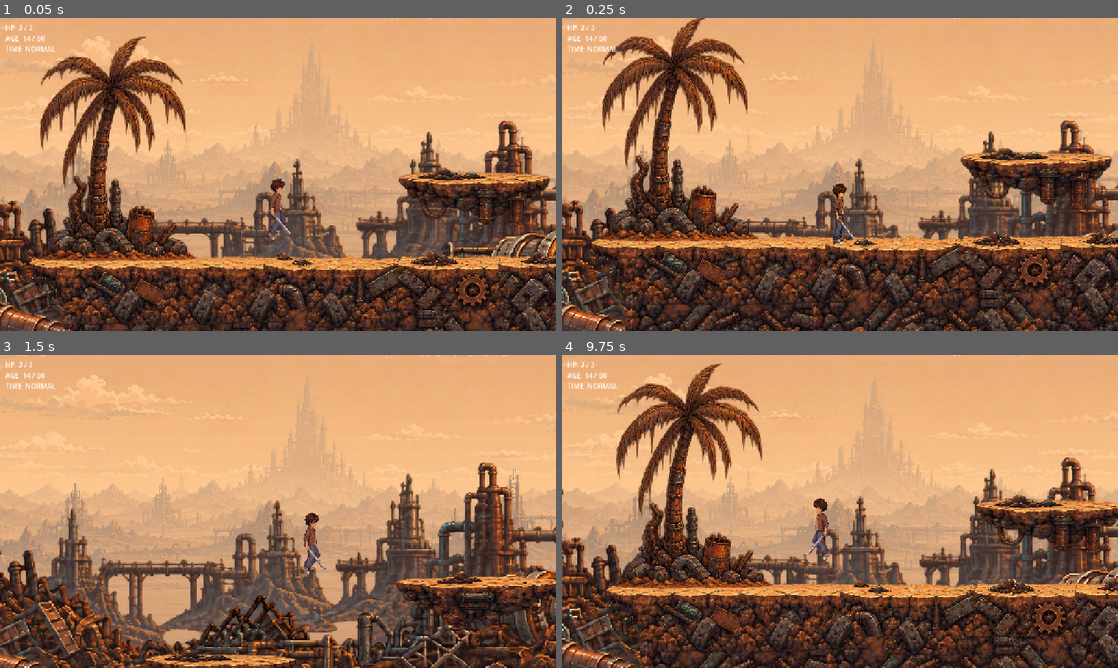
Above: before the commit, frames 1-4 (two rows, left to right).
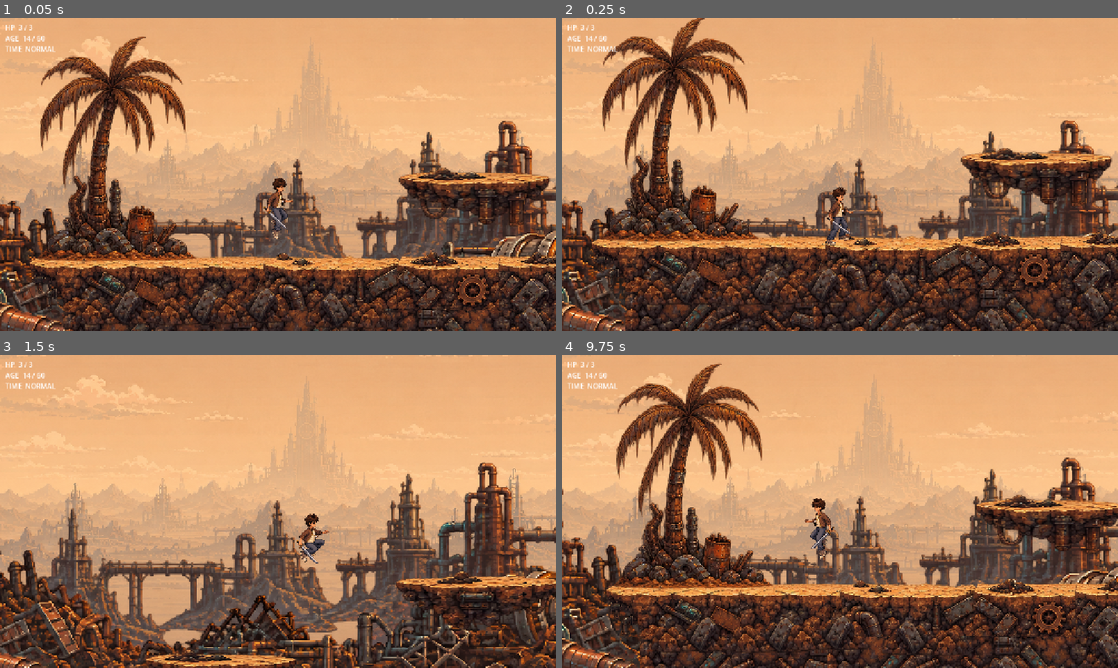
Above: after the commit, the same moments.

Repository: Zeyadzahran/years-to-spare
Game: Godot game, scene res://src/levels/test_level.tscn
Two runs of this game, one before a commit and one after it. Both use one fixed random seed, a clock stepped at 60 frames per second and the inputs below. This scene is started directly instead of the project's main scene.
Inputs:
- Up to frame 1 (0.05 s): no input
- Up to frame 2 (0.25 s): no input
- Up to frame 3 (1.5 s): hold D (move_right) from 0.53 s (still down); tap Space (jump) at 0.6, 0.77, 1.07 s; tap J (attack) at 1.35 s
- Up to frame 4 (9.75 s): tap Space (jump) at 1.52, 1.55, 1.82, 2.3, 3.02, 3.05, 3.32, 3.77, 3.8, 4.07, 4.52, 4.55, 4.82, 5.1, 6.02, 6.05, 6.32, 6.77, 6.8, 7.07, 7.52, 7.55, 7.82, 8.3, 9.02, 9.05, 9.32, 9.6 s; release D (move_right) at 2.03 s; hold A (move_left) 2.03-2.78 s; hold S (crouch) 2.03-2.78 s; hold D (move_right) 2.78-4.28 s; tap E (time_rewind) at 2.85, 7.35 s; tap Shift (time_slow) at 3.6, 8.1 s; hold A (move_left) 4.28-5.03 s; tap Q (time_stop) at 4.35, 8.85 s; hold D (move_right) 5.03-5.78 s; hold A (move_left) 5.78-7.28 s; tap J (attack) at 5.85 s; hold S (crouch) 6.53-7.28 s; hold D (move_right) 7.28-9.53 s; tap Enter at 8.75 s; tap R (restart) at 9.5 s; hold A (move_left) from 9.53 s (still down)

The runs differ from the first frame. In frame 1, 0.4% of the frame differs, in the area x 47-53%, y 51-72%; in frame 2, 0.4%; in frame 3, 0.5%, in the area x 53-60%, y 50-71%; in frame 4, 0.4%.

Commit message:
play the jump and landing clips

Diff:
--- a/src/actors/player/player_animator.gd
+++ b/src/actors/player/player_animator.gd
@@ -10,10 +10,13 @@
 	&"Move": &"run",
 	&"Attack": &"attack",
 	&"Crouch": &"crouch",
-	&"Air": &"air",
+	&"Air": &"jump",
 	&"Hurt": &"hurt",
 	&"Dead": &"dying",
 }
+
+## Landing has its own clip, played over whichever ground state we land into.
+const LAND_CLIP := &"land"
 
 ## Defaults assume this node sits under the Player alongside its StateMachine.
 @export var state_machine_path: NodePath = ^"../StateMachine"
@@ -21,8 +24,11 @@
 @onready var player: Player = get_parent() as Player
 @onready var states: StateMachine = get_node(state_machine_path) as StateMachine
 
+var _after_landing: StringName = &""
+
 func _ready() -> void:
 	states.state_changed.connect(_on_state_changed)
+	animation_finished.connect(_on_animation_finished)
 	_on_state_changed(&"", states.current_name)
 
 
@@ -30,7 +36,24 @@
 	flip_h = player.facing < 0
 
 
-func _on_state_changed(_from: StringName, to: StringName) -> void:
+func _on_state_changed(from: StringName, to: StringName) -> void:
 	var clip: StringName = STATE_CLIPS.get(to, &"")
+	# Touching down plays the landing frames first, then hands over to the
+	# ground state's own clip. Leaving Air for an air swing is not a landing.
+	if from == &"Air" and player.is_on_floor() and to != &"Hurt" and to != &"Dead":
+		_after_landing = clip
+		_play(LAND_CLIP)
+		return
+	_after_landing = &""
+	_play(clip)
+
+
+func _on_animation_finished() -> void:
+	if animation == LAND_CLIP and not _after_landing.is_empty():
+		_play(_after_landing)
+		_after_landing = &""
+
+
+func _play(clip: StringName) -> void:
 	if not clip.is_empty() and animation != clip:
 		play(clip)
--- a/src/actors/player/player_frames.tres
+++ b/src/actors/player/player_frames.tres
@@ -1,7 +1,6 @@
 [gd_resource type="SpriteFrames" format=3 uid="uid://dxem2db0sxkss"]
 
 [ext_resource type="Texture2D" uid="uid://dj3iqwls5svro" path="res://assets/sprites/player_teen/boy-idle-animation/East_0001.png" id="1_boy_idle_animation_East_0001"]
-[ext_resource type="Texture2D" uid="uid://dgrqs64rn14gk" path="res://assets/sprites/player_teen/jump/jumping.png" id="1_gmj1t"]
 [ext_resource type="Texture2D" uid="uid://dh60e1wjq3ho6" path="res://assets/sprites/player_teen/boy-idle-animation/East_0002.png" id="2_boy_idle_animation_East_0002"]
 [ext_resource type="Texture2D" uid="uid://bwabmu22cd6gy" path="res://assets/sprites/player_teen/boy-idle-animation/East_0003.png" id="3_boy_idle_animation_East_0003"]
 [ext_resource type="Texture2D" uid="uid://d36v7l1pluu73" path="res://assets/sprites/player_teen/boy-idle-animation/East_0004.png" id="4_boy_idle_animation_East_0004"]
@@ -49,19 +48,16 @@
 [ext_resource type="Texture2D" uid="uid://8w05qn7ygxr1" path="res://assets/sprites/player_teen/hitting-with-sword/East_0006.png" id="33_hitting_with_sword_East_0006"]
 [ext_resource type="Texture2D" uid="uid://c0cm5bqap045k" path="res://assets/sprites/player_teen/hitting-with-sword/East_0007.png" id="34_hitting_with_sword_East_0007"]
 [ext_resource type="Texture2D" uid="uid://d1chrapcdn0j4" path="res://assets/sprites/player_teen/hitting-with-sword/East_0008.png" id="35_hitting_with_sword_East_0008"]
+[ext_resource type="Texture2D" uid="uid://cs27svupcfile" path="res://assets/sprites/player_teen/boy-jump/East_0005.png" id="40_w8bqn"]
+[ext_resource type="Texture2D" uid="uid://cbmejmlrudy8v" path="res://assets/sprites/player_teen/boy-jump/East_0006.png" id="41_gm01e"]
+[ext_resource type="Texture2D" uid="uid://cpwerov6ol5ch" path="res://assets/sprites/player_teen/boy-jump/East_0007.png" id="42_iqd73"]
+[ext_resource type="Texture2D" uid="uid://b5grn4rjw207d" path="res://assets/sprites/player_teen/boy-jump/East_0008.png" id="43_4p37v"]
+[ext_resource type="Texture2D" uid="uid://0bt31fifwhbm" path="res://assets/sprites/player_teen/boy-jump/East_0009.png" id="44_5a16a"]
 
 [resource]
 animations = [{
 "frames": [{
 "duration": 1.0,
-"texture": ExtResource("1_gmj1t")
-}],
-"loop": 1,
-"name": &"air",
-"speed": 5.0
-}, {
-"frames": [{
-"duration": 1.0,
 "texture": ExtResource("34_hitting_with_sword_East_0007")
 }, {
 "duration": 1.0,
@@ -201,6 +197,31 @@
 "loop": 1,
 "name": &"idle",
 "speed": 9.0
+}, {
+"frames": [{
+"duration": 1.0,
+"texture": ExtResource("40_w8bqn")
+}, {
+"duration": 1.0,
+"texture": ExtResource("41_gm01e")
+}, {
+"duration": 1.0,
+"texture": ExtResource("42_iqd73")
+}],
+"loop": 0,
+"name": &"jump",
+"speed": 14.0
+}, {
+"frames": [{
+"duration": 1.0,
+"texture": ExtResource("43_4p37v")
+}, {
+"duration": 1.0,
+"texture": ExtResource("44_5a16a")
+}],
+"loop": 0,
+"name": &"land",
+"speed": 16.0
 }, {
 "frames": [{
 "duration": 1.0,
Binary file removed: assets/sprites/player_teen/jump/jumping.png
Not shown, removed: assets/sprites/player_teen/jump/jumping.png.import
